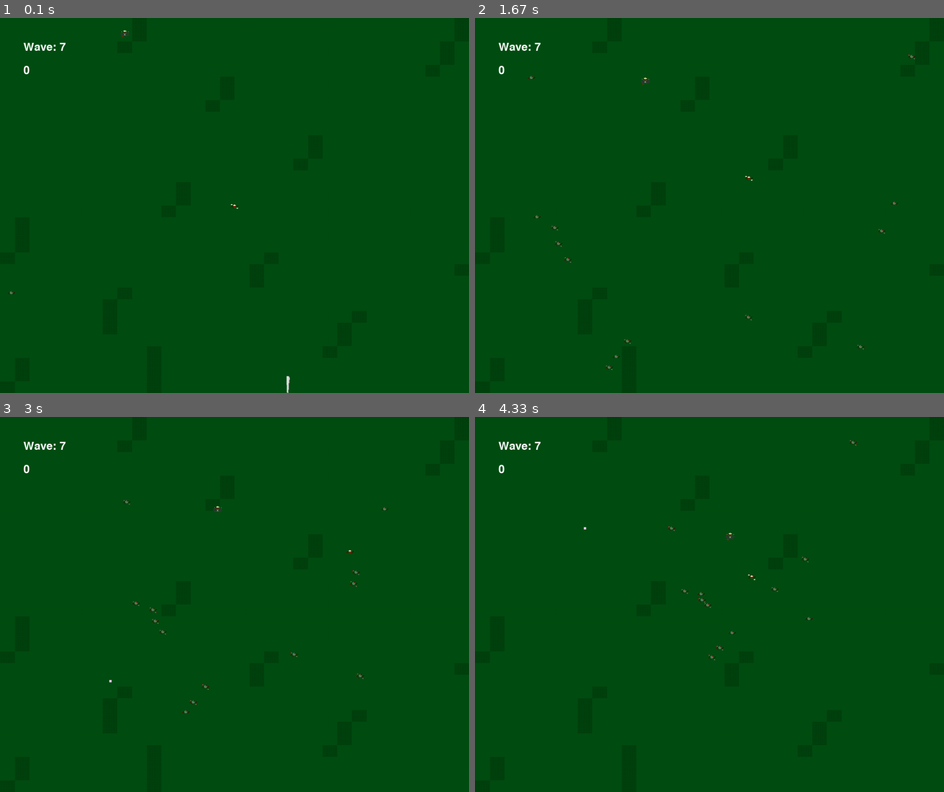
Above: before the commit, frames 1-4 (two rows, left to right).
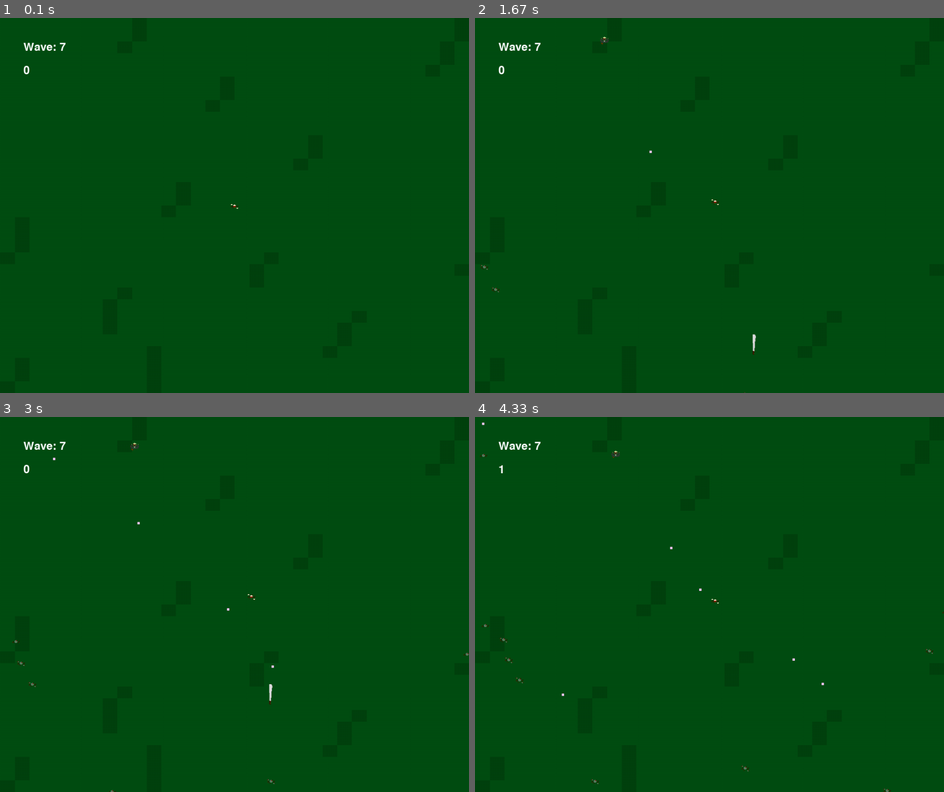
Above: after the commit, the same moments.

Repository: NotMrW/pygamesixtynine
Game: pygame game, started from main.py
Two runs of this game, one before a commit and one after it. Both use one fixed random seed, a clock stepped at 60 frames per second and the inputs below.
Inputs (mouse positions are in pixels of both pictures, inside the frame that each line leads up to):
- Up to frame 1 (0.1 s): no input
- Up to frame 2 (1.67 s): hold W 0.33-0.8 s; hold Right 0.33-0.8 s; hold A 0.83-1.3 s; hold Right 0.83-1.3 s; tap Space at 0.9 s; tap S at 1.33 s
- Up to frame 3 (3 s): hold Right 1.73-2.2 s; tap Space at 1.8, 2.3, 2.63 s; hold Up 2.23-2.53 s; move the mouse to (281, 687) at 2.27 s; hold Right from 2.57 s (still down); move the mouse to (89, 690) at 2.6 s
- Up to frame 4 (4.33 s): release Right at 3.03 s; hold Left 3.07-3.6 s; move the mouse to (883, 735) at 3.1 s; tap Space at 3.13, 3.43, 3.7, 4.03 s; hold Down 3.63-3.93 s; move the mouse to (587, 465) at 3.67 s; hold Left from 3.97 s (still down); move the mouse to (596, 529) at 4 s

The runs differ from the first frame. In frame 1, less than 0.1% of the frame differs, in the area x 1-62%, y 3-100%; in frame 2, 0.2%; in frame 3, 0.3%; in frame 4, 0.3%, in the area x 1-100%, y 1-100%.

Commit message:
STILL WIP

Diff:
--- a/enemy.py
+++ b/enemy.py
@@ -247,7 +247,7 @@
 
 
         self.spritesheet = SpriteSheet(r"sprites\DeathBulb.png")
-        self.sprites = self.spritesheet.get_images(0,0,48,48,8)
+        self.sprites = self.spritesheet.get_images(0,0,32,32,8)
         self.image = self.sprites[0]
 
         self.rect = self.image.get_rect()
--- a/main.py
+++ b/main.py
@@ -121,6 +121,7 @@
             bullet_enemy_collisions = pygame.sprite.groupcollide(self.bullets, self.enemies, True, False) #Bullet/Little_shit collisions
             bullet_bigenemy_collisions = pygame.sprite.groupcollide(self.bullets, self.big_enemies, True, False)
             bullet_speedy_collisions = pygame.sprite.groupcollide(self.bullets, self.speedy_bois, True, False)
+            bullet_bulb_collisions = pygame.sprite.groupcollide(self.bullets, self.blind_bulbs, True, False)
 
             if bullet_enemy_collisions:
                 total_enemies_hit = list(bullet_enemy_collisions.values())[0]
@@ -166,6 +167,18 @@
                         self.score+=3 #one point!
                         self.score_surface = self.font.render(str(self.score), True, (255, 255, 255))
 
+            if bullet_bulb_collisions:
+                total_enemies_hit = list(bullet_bulb_collisions.values())[0]
+                for blind_bulb in total_enemies_hit:
+                    blind_bulb.hp -= 1
+                    blind_bulb.knockback(bullet)
+                    if blind_bulb.hp <= 0:
+                        blind_bulb.kill()
+                        game.screen.fill("white")
+                        pygame.display.flip()
+                        pygame.time.wait(5)
+
+
             for bullet in self.bullets: #check dem bullets
                 if bullet.rect.left > self.settings.screen_WIDTH or bullet.rect.right < 0: #kill the bullets if they go off-screen
                     bullet.kill() #KILL
@@ -215,6 +228,9 @@
                 self.speedy_bois.add(speedy_boi)
                 self.speedy_bois_spawned +=1
 
+            if random.random() < 1.01 and len(self.blind_bulbs)<1:
+                self.blind_bulbs.add(blind_bulb)
+
             for speedy_boi in self.speedy_bois:
                 speedy_boi.draw(self)
                 speedy_boi.update(self.player)
@@ -231,6 +247,7 @@
                 if enemy.hp <= 0:
                     enemy.kill()
                     self.enemies_killed+=1
+
             for blinb_bulb in self.blind_bulbs:
                 blind_bulb.draw(self)
                 blind_bulb.update(self.player)
@@ -238,8 +255,8 @@
                 if blinb_bulb.hp <= 0:
                     blind_bulb.kill()
                     game.screen.fill("white")
+                    pygame.time.wait(10)
                     pygame.display.flip()
-                    pygame.time.wait(5)
 
             if self.player.HP > 50:
                 self.player.HP = 50
--- a/settings.py
+++ b/settings.py
@@ -5,13 +5,13 @@
         #sorting settings based on what they're related to
         self.screen_HEIGHT = 800 #screen height
         self.screen_WIDTH = 1000 #screen width what? Expected something funny?
-        self.FPS = 60 #FPS modulator
+        self.FPS = 10 #FPS modulator
 
         #more setting sorting
         self.player_SPEED = 3 #Damn, speed equaled 3
         self.big_boi_SPEED = self.player_SPEED/2 #original speed: HALF of player's speed
         self.speedy_boi_SPEED = self.player_SPEED * 2.75 #original: TRIPLE the player's speed
-        self.bulb_speed = 3
+        self.bulb_speed = 1
         self.KNOCKBACK_AMOUNT = 20
 
         #Just some more sorting to find stats easier, did you expect more?
